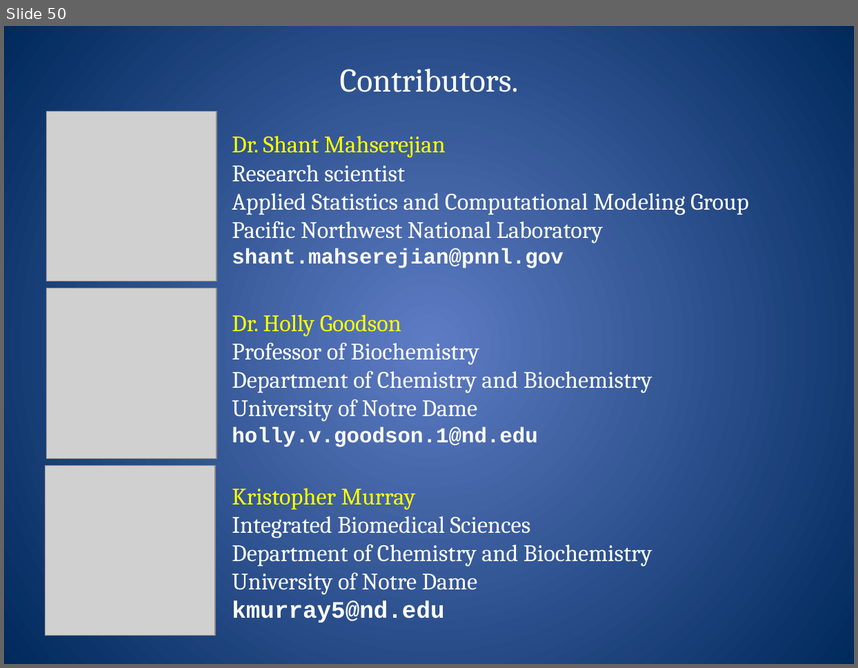
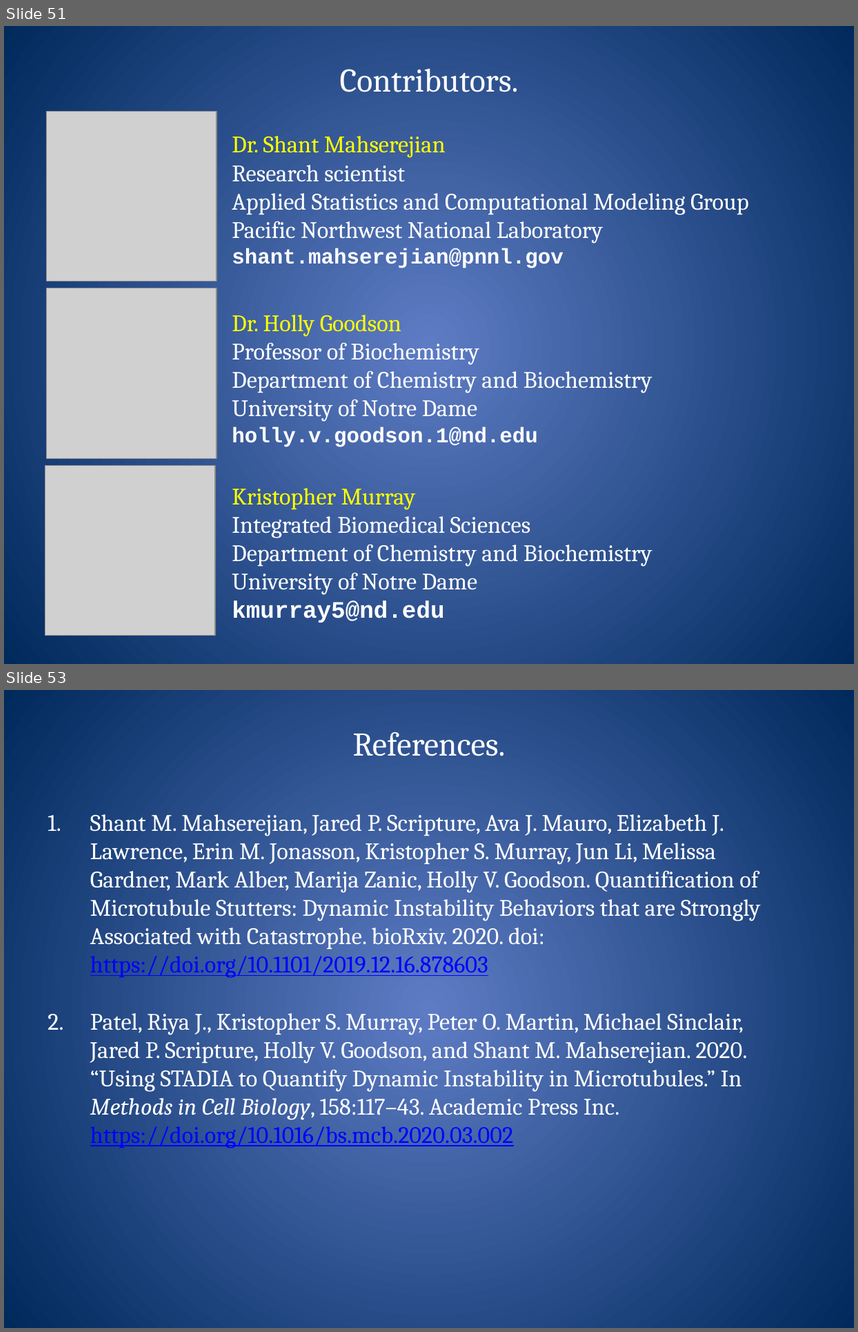
Before and after one commit to GoodsonLab/STADIA, a slide deck: STADIA-tutorial.pptx. Shown one above the other, each under a label of ours: slide 50 before the commit, slides 51 and 53 after it; the slides between them are not shown. The pictures are 858x668 and 858x1332 pixels, drawn with LibreOffice and Linux fonts; fonts in the diff are those of the drawing; grey boxes stand for pictures. Boxes give left, top, right and bottom in pixels: in the first picture for what was removed or moved away, otherwise in the second. Text is boxed around its words. In the diff, an @@ line names an element or a change of style, - is before the commit and + after.

```diff
--- a/STADIA-tutorial.pptx
+++ b/STADIA-tutorial.pptx
@@ slide 53 added at [4,690,854,1328], background gradient #5E7CC5 to #00295C @@
@@ text added at [353,732,506,756], 28 pt, text #FFFFFF @@
+References.
@@ text added at [90,814,761,1148], 20 pt, text #FFFFFF @@
+1. Shant M. Mahserejian, Jared P. Scripture, Ava J. Mauro, Elizabeth J. Lawrence, Erin M. Jonasson, Kristopher S. Murray, Jun Li, Melissa Gardner, Mark Alber, Marija Zanic, Holly V. Goodson. Quantification of Microtubule Stutters: Dynamic Instability Behaviors that are Strongly Associated with Catastrophe. bioRxiv. 2020. doi: https://doi.org/10.1101/2019.12.16.878603
+2. Patel, Riya J., Kristopher S. Murray, Peter O. Martin, Michael Sinclair, Jared P. Scripture, Holly V. Goodson, and Shant M. Mahserejian. 2020. “Using STADIA to Quantify Dynamic Instability in Microtubules.” In Methods in Cell Biology, 158:117–43. Academic Press Inc. https://doi.org/10.1016/bs.mcb.2020.03.002
@@ what was slide 50 is now slide 51 @@
```
Also in this commit, not shown: 6 slides changed, 1 other slide added.
